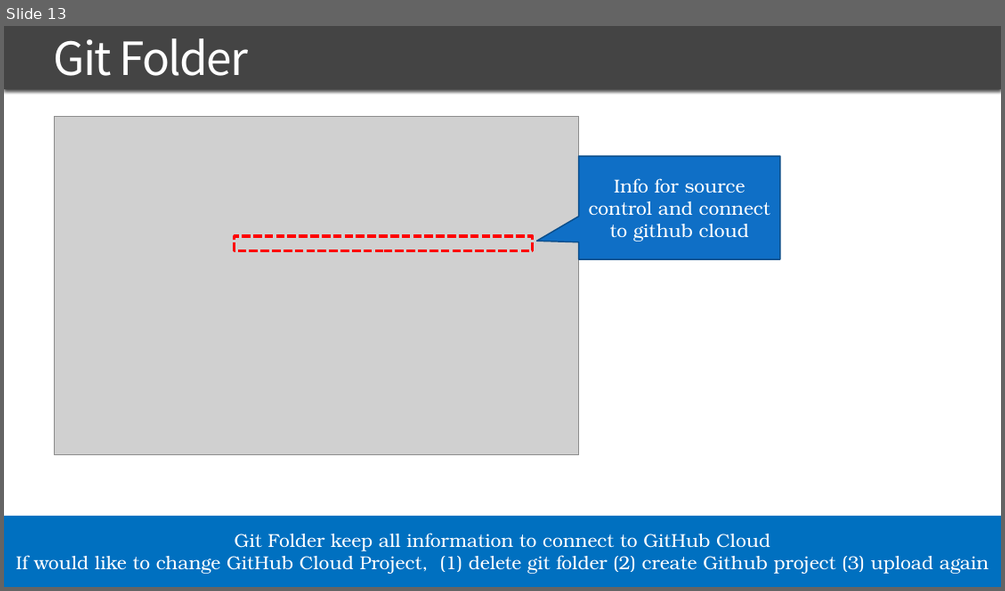
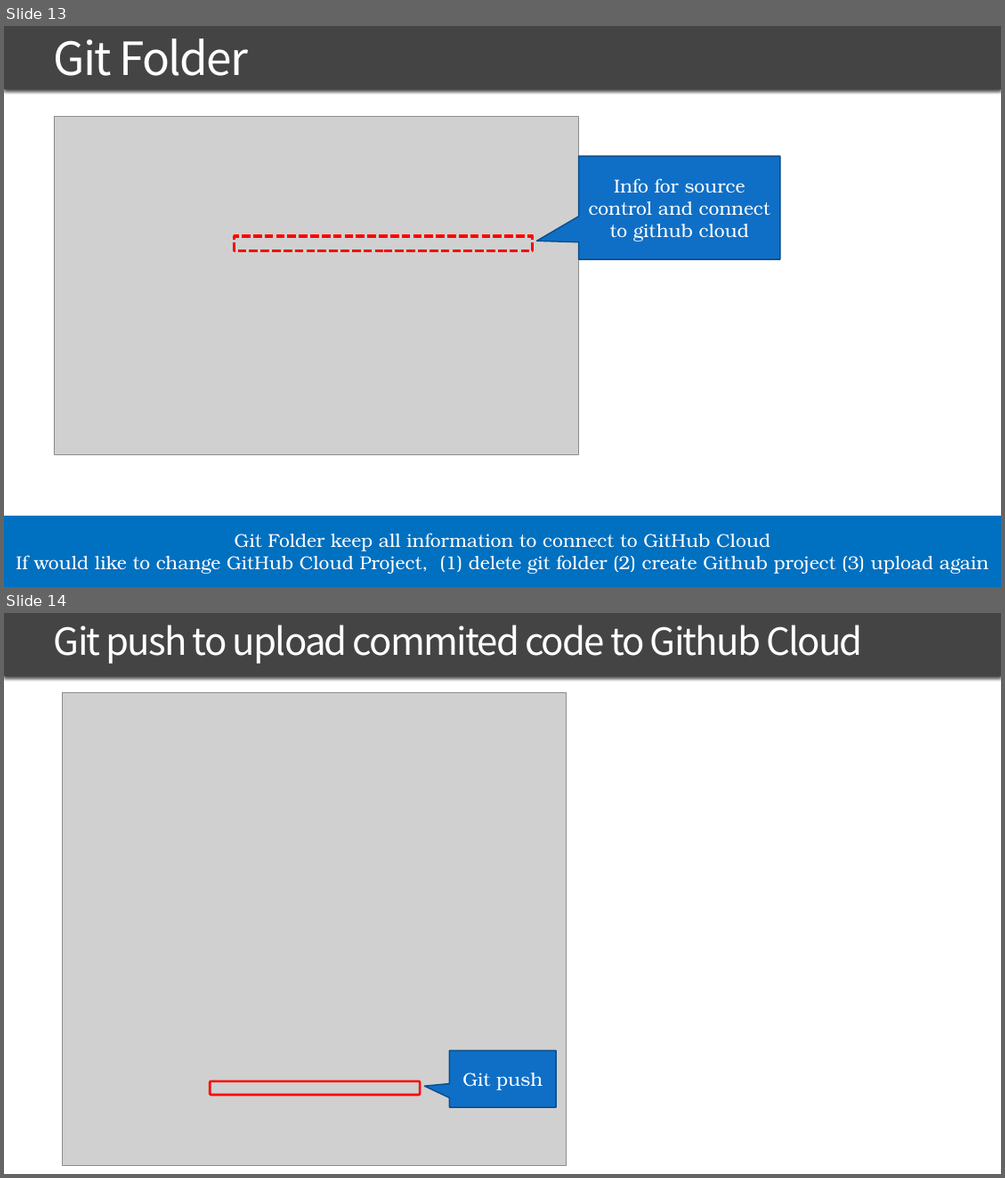
Before and after one commit to traitet/flutterep81, a slide deck: PowerPoint/FLUTTER_EP81.pptx. Shown one above the other, each under a label of ours: slide 13 before the commit, slides 13 and 14 after it. The pictures are 1005x591 and 1005x1178 pixels, drawn with LibreOffice and Linux fonts; fonts in the diff are those of the drawing; grey boxes stand for pictures. Boxes give left, top, right and bottom in pixels: in the first picture for what was removed or moved away, otherwise in the second. Text is boxed around its words. In the diff, an @@ line names an element or a change of style, - is before the commit and + after.

Commit message:
ep81

```diff
--- a/PowerPoint/FLUTTER_EP81.pptx
+++ b/PowerPoint/FLUTTER_EP81.pptx
@@ slide 14 added at bbox=[4, 613, 1001, 1174], background #FFFFFF; not listed: 1 template element that a slide beside it also shows @@
@@ title added at bbox=[54, 625, 863, 664], 36 pt, text #FFFFFF @@
+Git push to upload commited code to Github Cloud
@@ picture added at bbox=[63, 692, 566, 1166] @@
@@ speech box added at bbox=[450, 1051, 556, 1107], fill #0F6FC6, outline #0B4E8B 1.25 pt, 18 pt, text #FFFFFF @@
+Git push
@@ rounded rectangle added at bbox=[210, 1081, 420, 1094], outline #FF0000 2.25 pt @@
```
